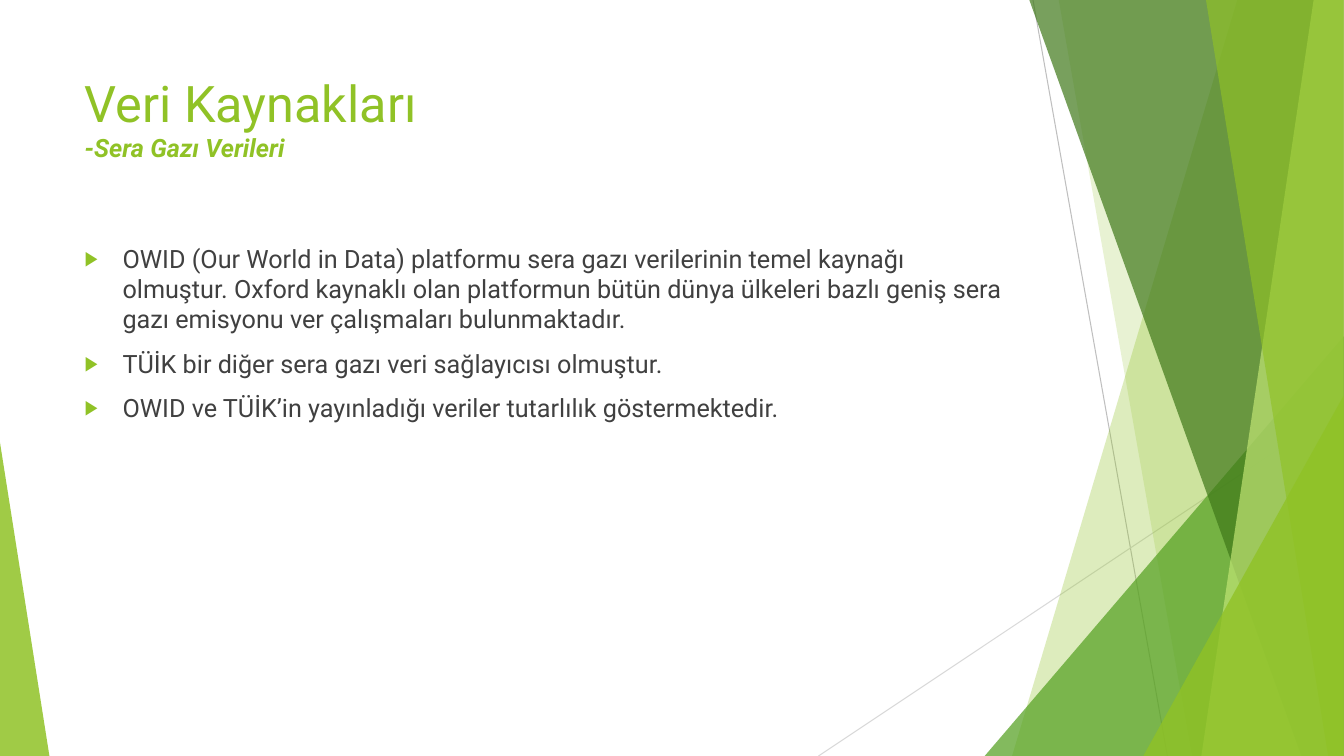
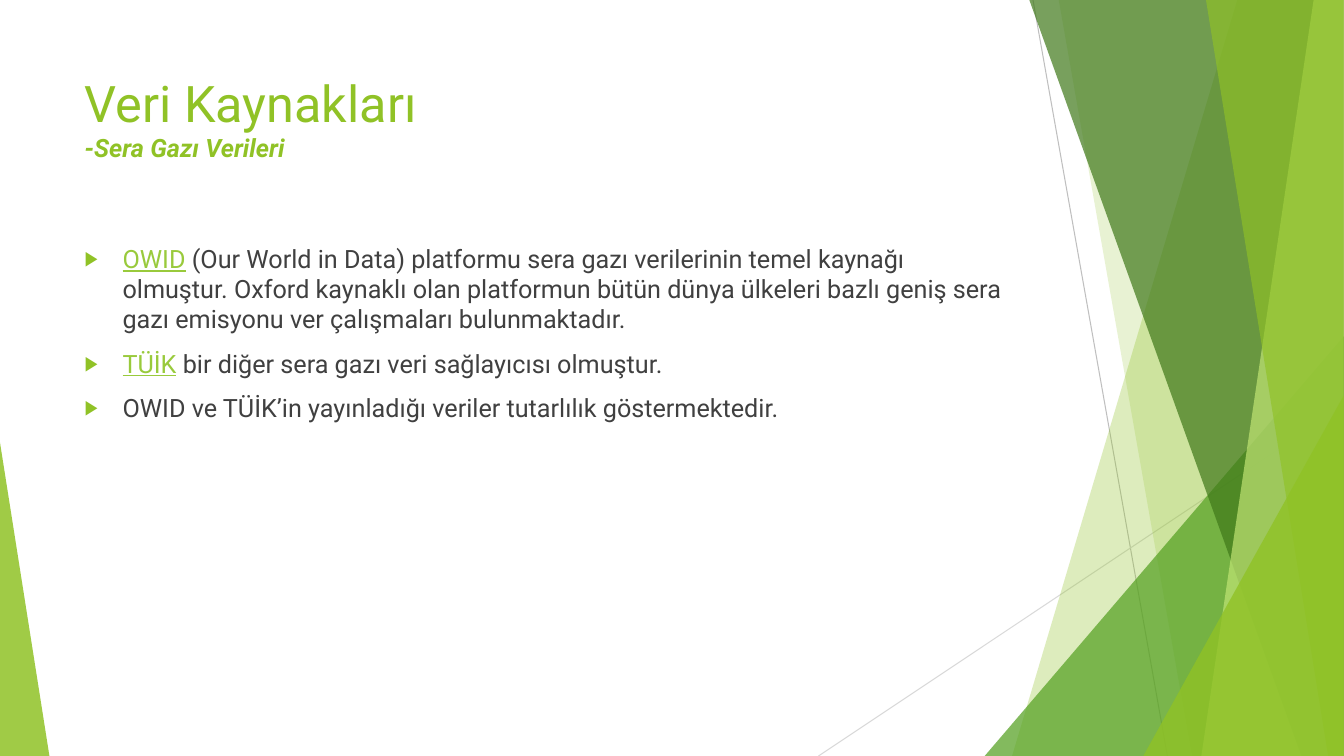
Before and after one commit to vulonviing/ibb-climate-change, a slide deck: slide 7 of İklim Değişikliği ve İstanbul.pptx (slide 5 before the commit). Drawn at 1344x756 pixels with LibreOffice and Linux fonts; fonts in the diff are those of the drawing. Boxes give left, top, right and bottom in pixels: in the first picture for what was removed or moved away, otherwise in the second. Text is boxed around its words. In the diff, an @@ line names an element or a change of style, - is before the commit and + after.

```diff
--- a/İklim Değişikliği ve İstanbul.pptx
+++ b/İklim Değişikliği ve İstanbul.pptx
@@ text at (123, 248, 1001, 379): text colour #404040 to #99CA3C, underline on in "OWID", "TÜİK" @@
```
Also in this commit, not shown: 2 other slides changed, 8 slides added, 31 other files.
